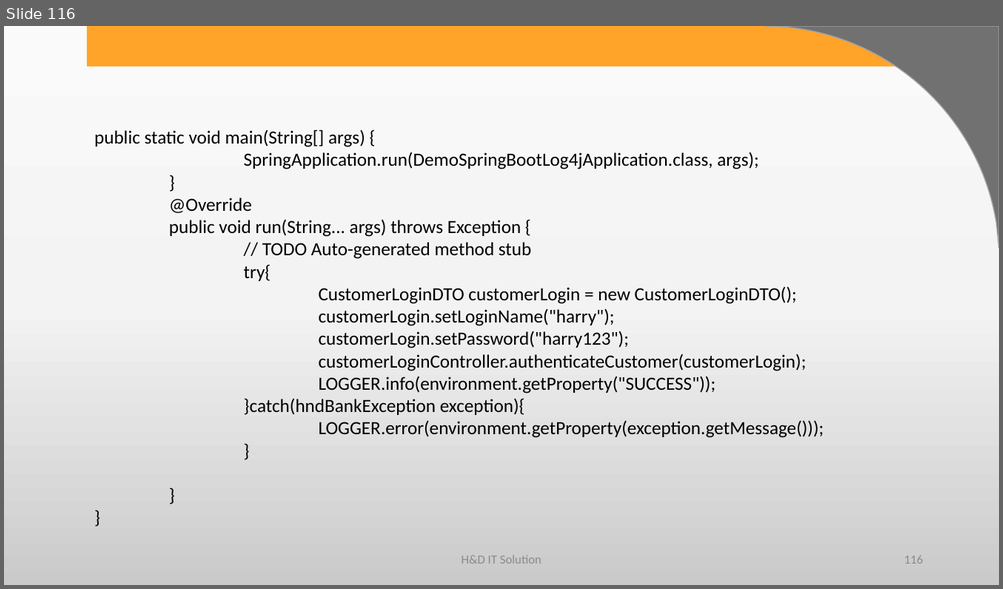
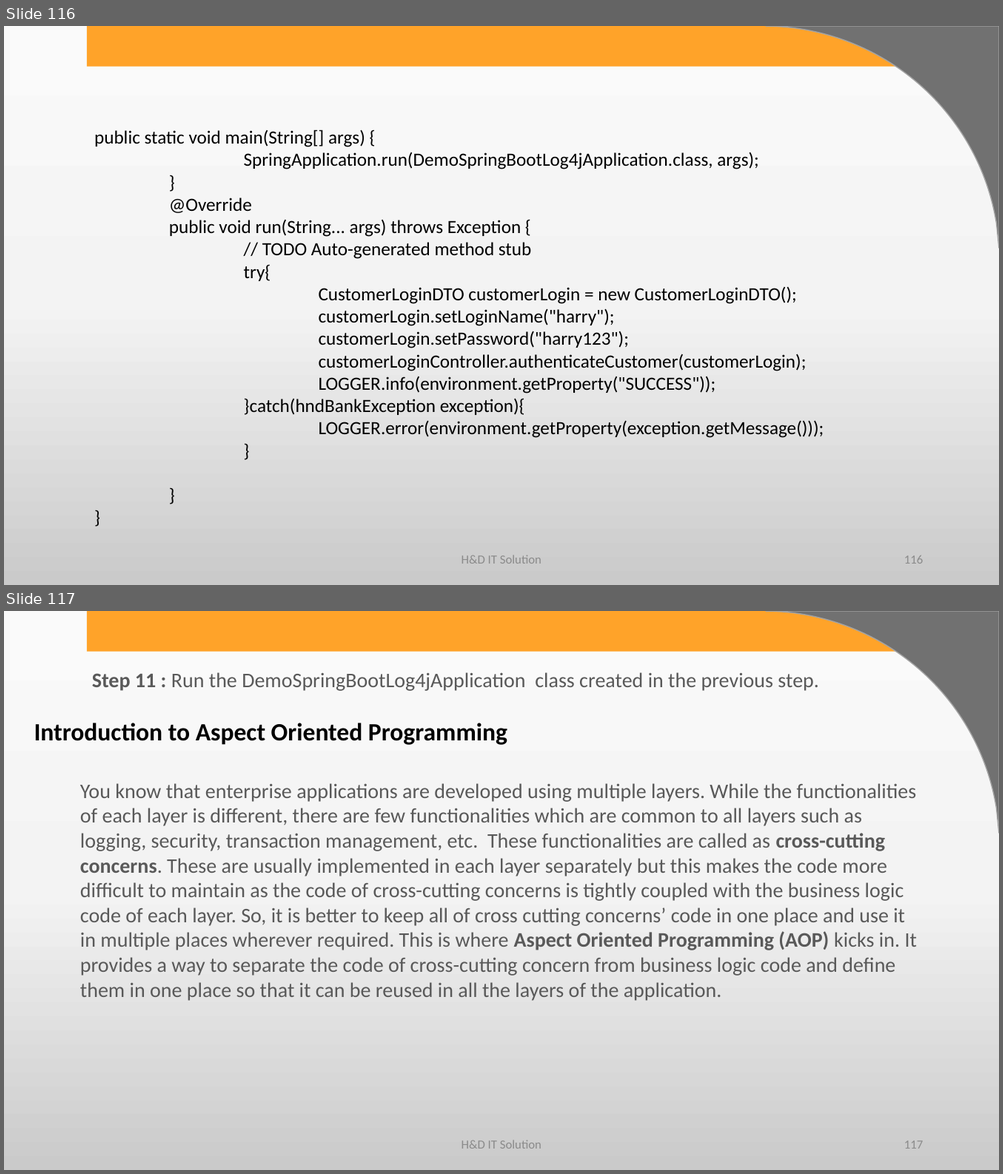
Before and after one commit to harshadasawant/spring_boot1, a slide deck: infinite/src/main/ppt/spring with service layer.pptx. Shown one above the other, each under a label of ours: slide 116 before the commit, slides 116 and 117 after it. The pictures are 1003x589 and 1003x1174 pixels, drawn with LibreOffice and Linux fonts; fonts in the diff are those of the drawing; background and template pictures are left out. Boxes give left, top, right and bottom in pixels: in the first picture for what was removed or moved away, otherwise in the second. Text is boxed around its words. In the diff, an @@ line names an element or a change of style, - is before the commit and + after.

```diff
--- a/infinite/src/main/ppt/spring with service layer.pptx
+++ b/infinite/src/main/ppt/spring with service layer.pptx
@@ slide 117 added at (4,611,999,1170), background gradient #FBFBFB to #F4F4F4 to #CBCBCB; not listed: 2 template elements that a slide beside it also shows @@
@@ text added at (92,672,819,691), 20 pt, text #595959 @@
+Step 11 : Run the DemoSpringBootLog4jApplication class created in the previous step.
@@ text added at (34,723,507,745), 24 pt, text #000000, bold @@
+Introduction to Aspect Oriented Programming
@@ text added at (80,783,916,1001), 20 pt, text #595959 @@
+You know that enterprise applications are developed using multiple layers. While the functionalities of each layer is different, there are few functionalities which are common to all layers such as logging, security, transaction management, etc. These functionalities are called as cross-cutting concerns. These are usually implemented in each layer separately but this makes the code more difficult to maintain as the code of cross-cutting concerns is tightly coupled with the business logic code of each layer. So, it is better to keep all of cross cutting concerns’ code in one place and use it in multiple places wherever required. This is where Aspect Oriented Programming (AOP) kicks in. It provides a way to separate the code of cross-cutting concern from business logic code and define them in one place so that it can be reused in all the layers of the application.
@@ text added at (461,1141,541,1149), 12 pt, text #8C8C8C @@
+H&D IT Solution
@@ page number added at (904,1141,922,1149), 12 pt, text #8C8C8C @@
+117
```
Also in this commit, not shown: 17 other slides added, 5 other files.
